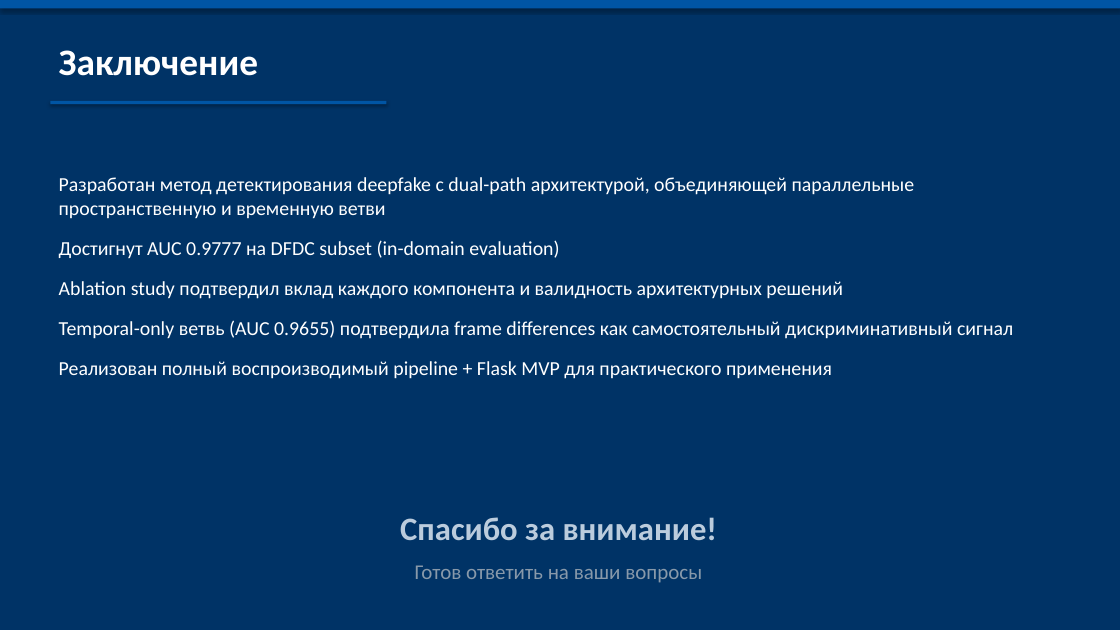
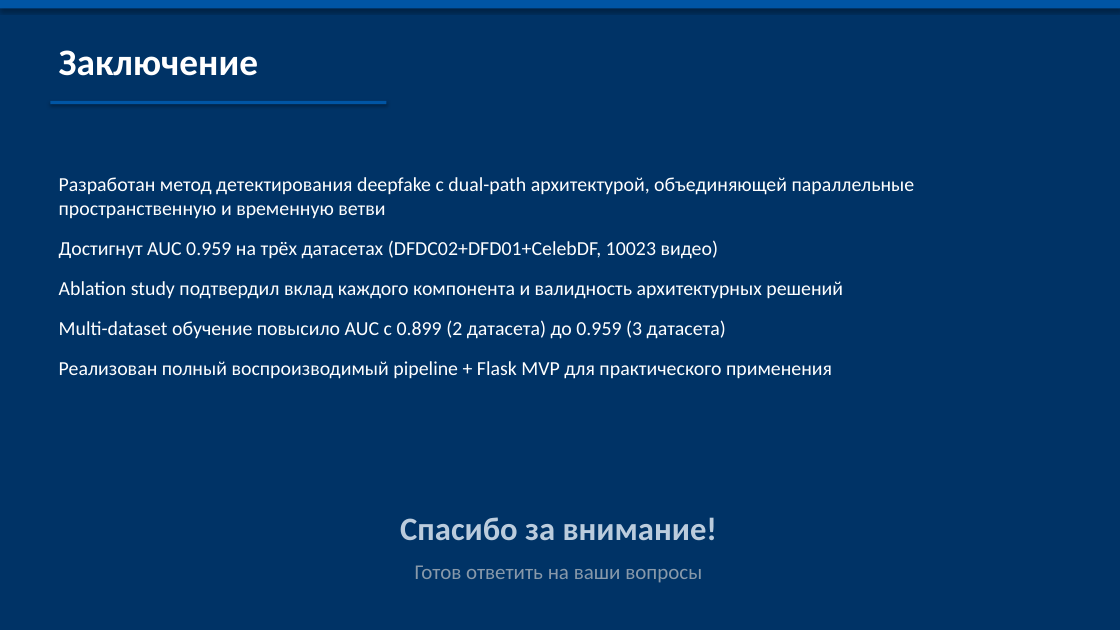
Before and after one commit to Jokeera/deepfake-detection, a slide deck: slide 15 of VKRDoc/Defense_Presentation_v2.pptx. Drawn at 1120x630 pixels with LibreOffice and Linux fonts; fonts in the diff are those of the drawing. Boxes give left, top, right and bottom in pixels: in the first picture for what was removed or moved away, otherwise in the second. Text is boxed around its words. In the diff, an @@ line names an element or a change of style, - is before the commit and + after.

Commit message:
Update presentations and guide with 3-dataset results (AUC 0.959)

```diff
--- a/VKRDoc/Defense_Presentation_v2.pptx
+++ b/VKRDoc/Defense_Presentation_v2.pptx
@@ text at (59, 240, 719, 259): text changed @@
-Достигнут AUC 0.9777 на DFDC subset (in-domain evaluation)
+Достигнут AUC 0.959 на трёх датасетах (DFDC02+DFD01+CelebDF, 10023 видео)
@@ text at (59, 320, 726, 339): text changed @@
-Temporal-only ветвь (AUC 0.9655) подтвердила frame differences как самостоятельный дискриминативный сигнал
+Multi-dataset обучение повысило AUC с 0.899 (2 датасета) до 0.959 (3 датасета)
```
Also in this commit, not shown: 1 other slide changed, 2 other files.
